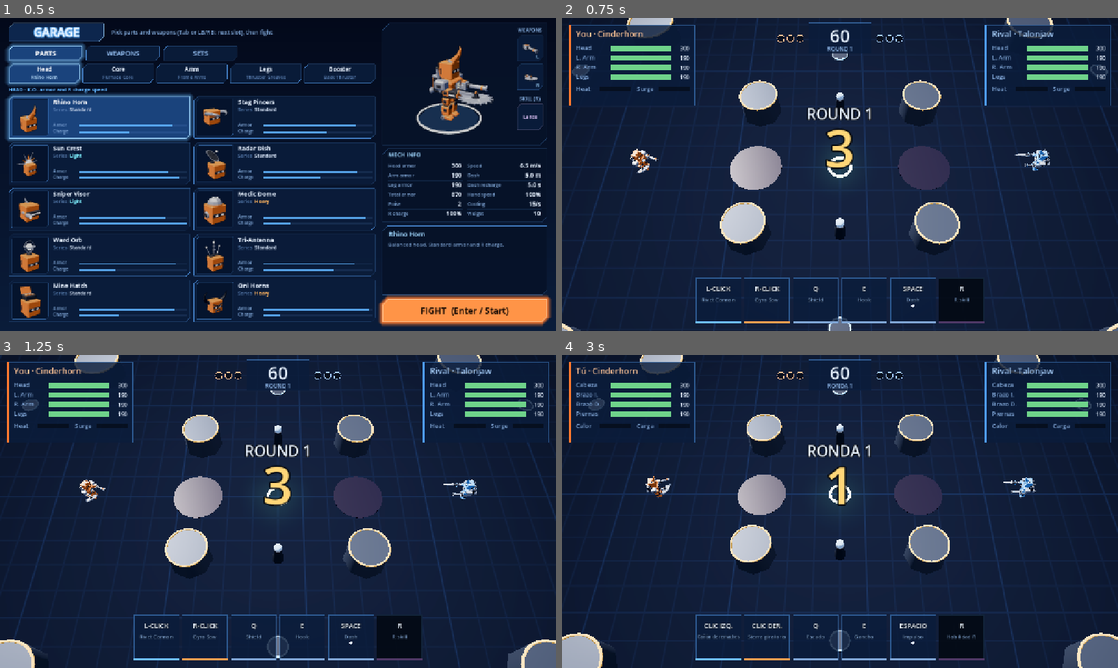
Above: before the commit, frames 1-4 (two rows, left to right).
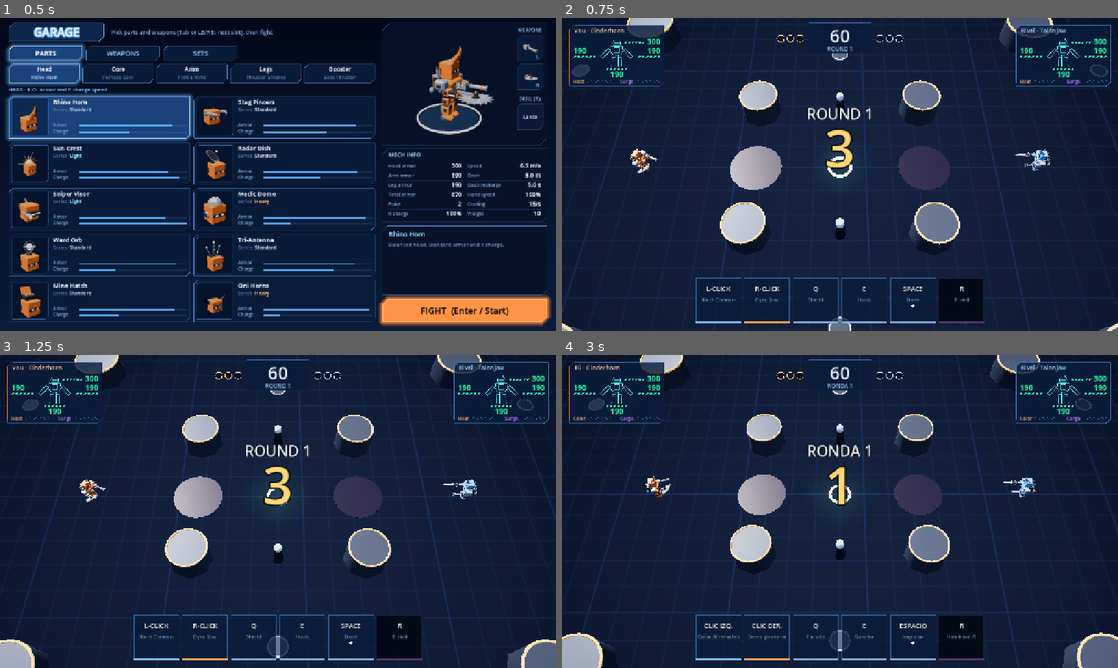
Above: after the commit, the same moments.

Repository: Vegm92/mech-duel
Game: Godot game, scene res://main.tscn
Two runs of this game, one before a commit and one after it. Both use one fixed random seed, a clock stepped at 60 frames per second and the inputs below.
Inputs (mouse positions are in pixels of both pictures, inside the frame that each line leads up to):
- Up to frame 1 (0.5 s): no input
- Up to frame 2 (0.75 s): click "FIGHT (Enter / Start)" at 0.5 s
- Up to frame 3 (1.25 s): no input
- Up to frame 4 (3 s): tap Enter (ui_accept) at 1.25, 1.52, 2.27 s; move the mouse to (962, 495) at 1.27 s; hold D 1.28-2.03 s; tap Tab at 1.35 s; click (962, 495) at 1.42 s; move the mouse to (728, 527) at 2.02 s; hold S 2.03-2.78 s; tap Keypad Enter at 2.1 s; move the mouse to (895, 442) at 2.77 s; hold D from 2.78 s (still down); tap L at 2.85 s

Frame 1 is identical in both runs. In frame 2, 3.5% of the frame differs, in the area x 1-99%, y 2-28%; in frame 3, 3.5%; in frame 4, 3.7%.

Commit message:
feat(godot): mech status HUD with a wireframe of your bot
Each corner panel now draws a small wireframe mech with a number and a
segmented bar per part (head, arms, legs). A part's lines turn yellow,
then red as it loses armor; a broken part goes grey with a red X.
Calor (heat) and Carga (R charge) sit as segmented bars along the bottom.
Panels are 220x142, down from 290x214.

Task: Victor 2026-10-26, "use something similar for our ingame hud"
Evidence: production/qa/evidence/godot-hud-status-2026-10-26.png

Co-Authored-By: Claude Opus 5.5 <noreply@anthropic.com>

Diff:
--- a/godot/src/hud.gd
+++ b/godot/src/hud.gd
@@ -10,7 +10,26 @@
 const DIM := Color(0.5, 0.65, 0.84)
 const SURGE_C := Color(0.77, 0.55, 1.0)
 const HEAT_C := Color(1.0, 0.36, 0.24)
+const WIRE := Color8(94, 240, 232)
+const ACCENT := Color8(255, 154, 60)
+const SEG_OFF := Color(0.24, 0.35, 0.5)
+const PANEL_SIZE := Vector2(220, 142)
+const FIG := Transform2D(0, Vector2(0.6, 0.6), 0, Vector2(23, 5))
 const PARTS := ["head", "larm", "rarm", "legs"]
+const SHAPES := {
+	"head": [[Vector2(135, 50), Vector2(155, 50), Vector2(160, 58), Vector2(158, 68), Vector2(132, 68), Vector2(130, 58), Vector2(135, 50)], [Vector2(136, 60), Vector2(154, 60)], [Vector2(153, 50), Vector2(153, 42)]],
+	"core": [[Vector2(124, 73), Vector2(166, 73), Vector2(170, 92), Vector2(160, 106), Vector2(130, 106), Vector2(120, 92), Vector2(124, 73)], [Vector2(136, 78), Vector2(154, 78), Vector2(154, 98), Vector2(136, 98), Vector2(136, 78)], [Vector2(139, 106), Vector2(151, 106), Vector2(149, 114), Vector2(141, 114), Vector2(139, 106)]],
+	"larm": [[Vector2(112, 82), Vector2(120, 90), Vector2(92, 120), Vector2(84, 112), Vector2(112, 82)]],
+	"rarm": [[Vector2(178, 82), Vector2(170, 90), Vector2(198, 120), Vector2(206, 112), Vector2(178, 82)]],
+	"legs": [[Vector2(128, 116), Vector2(140, 116), Vector2(140, 152), Vector2(126, 152), Vector2(128, 116)], [Vector2(150, 116), Vector2(162, 116), Vector2(164, 152), Vector2(150, 152), Vector2(150, 116)]],
+}
+const BROKEN := {"head": Rect2(134, 50, 22, 18), "larm": Rect2(88, 92, 24, 24), "rarm": Rect2(178, 92, 24, 24), "legs": Rect2(128, 120, 34, 30)}
+const READOUT := {
+	"head": [Vector2(128, 38), 46.0, Vector2(150, 45), HORIZONTAL_ALIGNMENT_RIGHT],
+	"larm": [Vector2(10, 71), 52.0, Vector2(10, 66), HORIZONTAL_ALIGNMENT_LEFT],
+	"rarm": [Vector2(158, 71), 52.0, Vector2(150, 66), HORIZONTAL_ALIGNMENT_RIGHT],
+	"legs": [Vector2(85, 99), 50.0, Vector2(80, 120), HORIZONTAL_ALIGNMENT_CENTER],
+}
 const SLOTS := [["left", "capLmb", "capLt"], ["right", "capRmb", "capRt"], ["shield", "capQ", "capRb"], ["hook", "capE", "capL3"], ["dash", "capSpace", "capLb"], ["ult", "capR", "capR3"]]
 
 signal resume
@@ -22,6 +41,7 @@
 var pad := false
 var canvas: Control
 var font: Font
+var bold: FontVariation
 var top := {}
 var last := {}
 var menu: VBoxContainer
@@ -29,6 +49,9 @@
 
 func _ready() -> void:
 	font = ThemeDB.fallback_font
+	bold = FontVariation.new()
+	bold.base_font = font
+	bold.variation_embolden = 0.9
 	canvas = Control.new()
 	canvas.set_anchors_preset(Control.PRESET_FULL_RECT)
 	canvas.mouse_filter = Control.MOUSE_FILTER_IGNORE
@@ -74,17 +97,12 @@
 	canvas.draw_string(font, pos, s, align, width, size, c)
 
 
-func bar(r: Rect2, frac: float, c: Color) -> void:
-	canvas.draw_rect(r, Color(0, 0, 0, 0.45))
-	canvas.draw_rect(Rect2(r.position, Vector2(r.size.x * clampf(frac, 0.0, 1.0), r.size.y)), c)
-
-
 func hp_color(f: float) -> Color:
 	if f <= 0:
 		return Color8(58, 63, 72)
 	if f > 0.5:
-		return Color8(111, 211, 138)
-	return Color8(216, 176, 74) if f > 0.25 else Color8(224, 96, 63)
+		return Color8(46, 232, 160)
+	return Color8(232, 192, 80) if f > 0.25 else Color8(255, 90, 60)
 
 
 func paint() -> void:
@@ -92,7 +110,7 @@
 		return
 	var size := canvas.size
 	mech_panel(state.mechs[0], Vector2(16, 16), tr("you"))
-	mech_panel(state.mechs[1], Vector2(size.x - 16 - 290, 16), tr("rivalBot"))
+	mech_panel(state.mechs[1], Vector2(size.x - 16 - PANEL_SIZE.x, 16), tr("rivalBot"))
 	clock(size)
 	slots(size)
 	callouts(size)
@@ -102,30 +120,52 @@
 		label(tr("pauseHint"), Vector2(0, size.y * 0.3 + 46), 22, DIM, HORIZONTAL_ALIGNMENT_CENTER, size.x, 6)
 
 
+func segs(at: Vector2, w: float, n: int, frac: float, c: Color) -> void:
+	var sw := (w - 2.0 * (n - 1)) / n
+	var lit := ceili(clampf(frac, 0.0, 1.0) * n)
+	for i in n:
+		var a := at.x + i * (sw + 2.0)
+		var pts := PackedVector2Array([Vector2(a + 2, at.y), Vector2(a + sw, at.y), Vector2(a + sw - 2, at.y + 5), Vector2(a, at.y + 5)])
+		if i < lit:
+			canvas.draw_colored_polygon(pts, c)
+		else:
+			pts.append(pts[0])
+			canvas.draw_polyline(pts, SEG_OFF, 1.0)
+
+
 func mech_panel(m: Dictionary, at: Vector2, title: String) -> void:
 	var t: int = m.team
-	plate(Rect2(at, Vector2(290, 186)))
-	canvas.draw_rect(Rect2(at, Vector2(4, 186)), Mech.TEAM[t])
-	label(title, at + Vector2(16, 28), 19, Mech.TEAM_LIGHT[t])
-	for i in PARTS.size():
-		var p: String = PARTS[i]
-		var y := at.y + 46 + i * 22
+	canvas.draw_style_box(Garage.plate(PANEL, EDGE, 1, 10), Rect2(at, PANEL_SIZE))
+	canvas.draw_rect(Rect2(at + Vector2(0, 10), Vector2(3, PANEL_SIZE.y - 20)), Mech.TEAM[t])
+	label(title, at + Vector2(12, 18), 14, Mech.TEAM_LIGHT[t])
+	canvas.draw_line(at + Vector2(12, 25), at + Vector2(208, 25), Color(ACCENT, 0.4), 1.0)
+	canvas.draw_line(at + Vector2(75, 25), at + Vector2(145, 25), ACCENT, 2.0)
+	var fig := Transform2D(0, at) * FIG
+	for line in SHAPES.core:
+		canvas.draw_polyline(fig * PackedVector2Array(line), WIRE, 1.2, true)
+	for p in PARTS:
 		var f: float = maxf(0.0, m.armor[p]) / float(m.max[p])
-		label(tr(p), Vector2(at.x + 16, y + 12), 14, DIM)
-		bar(Rect2(at.x + 96, y + 2, 140, 12), f, hp_color(f))
-		label(str(int(maxf(0.0, m.armor[p]))), Vector2(at.x + 240, y + 13), 13, TEXT, HORIZONTAL_ALIGNMENT_RIGHT, 38)
-	var hy := at.y + 152
+		var c := hp_color(f)
+		for line in SHAPES[p]:
+			canvas.draw_polyline(fig * PackedVector2Array(line), WIRE if f > 0.5 else c, 1.2, true)
+		if f <= 0:
+			var r: Rect2 = fig * BROKEN[p]
+			canvas.draw_line(r.position, r.end, HEAT_C, 2.0, true)
+			canvas.draw_line(Vector2(r.end.x, r.position.y), Vector2(r.position.x, r.end.y), HEAT_C, 2.0, true)
+		var o: Array = READOUT[p]
+		segs(at + o[0], o[1], 6, f, c)
+		canvas.draw_string(bold, at + o[2], str(int(maxf(0.0, m.armor[p]))), o[3], 60, 17, c)
 	var hot := Sim.hot_of(m)
-	label(tr("heat"), Vector2(at.x + 16, hy), 14, DIM)
-	var hc := HEAT_C if hot or m.overheat > 0 else Color8(255, 170, 90)
-	bar(Rect2(at.x + 70, hy - 10, 74, 10), m.heat / 100.0, hc)
+	label(tr("heat"), at + Vector2(10, 134), 11, Color8(255, 176, 112))
+	segs(at + Vector2(44, 127), 52, 5, m.heat / 100.0, HEAT_C if hot or m.overheat > 0 else ACCENT)
+	canvas.draw_line(at + Vector2(110, 124), at + Vector2(110, 136), Color(ACCENT, 0.5), 1.0)
+	var full: bool = m.surge >= Sim.SURGE.max
+	label(tr("surge"), at + Vector2(118, 134), 11, SURGE_C)
+	segs(at + Vector2(158, 127), 52, 5, m.surge / float(Sim.SURGE.max), SURGE_C if not full else SURGE_C.lightened(0.4))
 	if m.overheat > 0:
-		label(tr("overheat"), Vector2(at.x + 16, hy + 20), 12, HEAT_C)
+		label(tr("overheat"), at + Vector2(12, PANEL_SIZE.y + 16), 12, HEAT_C, HORIZONTAL_ALIGNMENT_LEFT, -1, 4)
 	elif hot:
-		label(tr("hot"), Vector2(at.x + 16, hy + 20), 12, HEAT_C)
-	label(tr("surge"), Vector2(at.x + 156, hy), 14, DIM)
-	var full: bool = m.surge >= Sim.SURGE.max
-	bar(Rect2(at.x + 206, hy - 10, 72, 10), m.surge / float(Sim.SURGE.max), SURGE_C if not full else SURGE_C.lightened(0.4))
+		label(tr("hot"), at + Vector2(12, PANEL_SIZE.y + 16), 12, HEAT_C, HORIZONTAL_ALIGNMENT_LEFT, -1, 4)
 
 
 func clock(size: Vector2) -> void:
